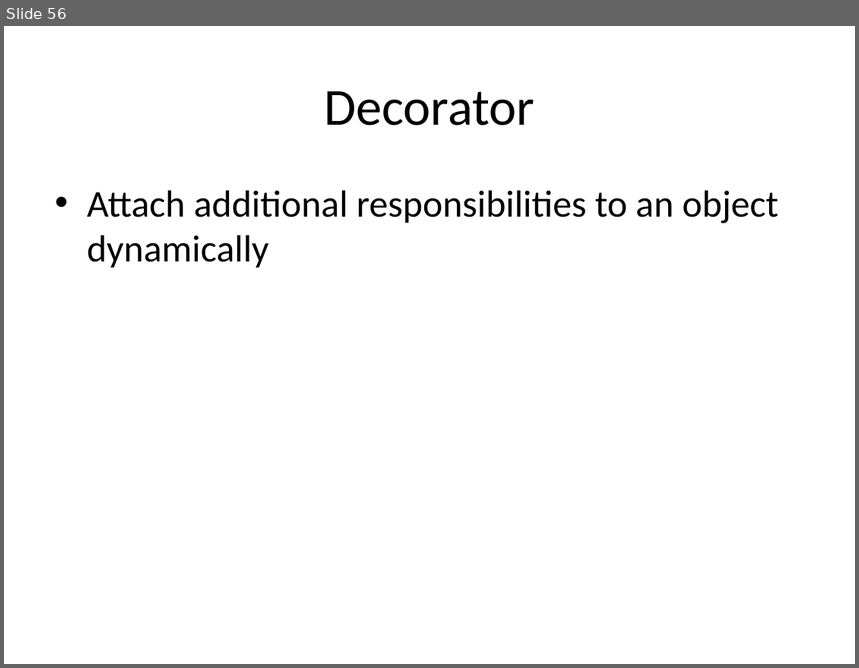
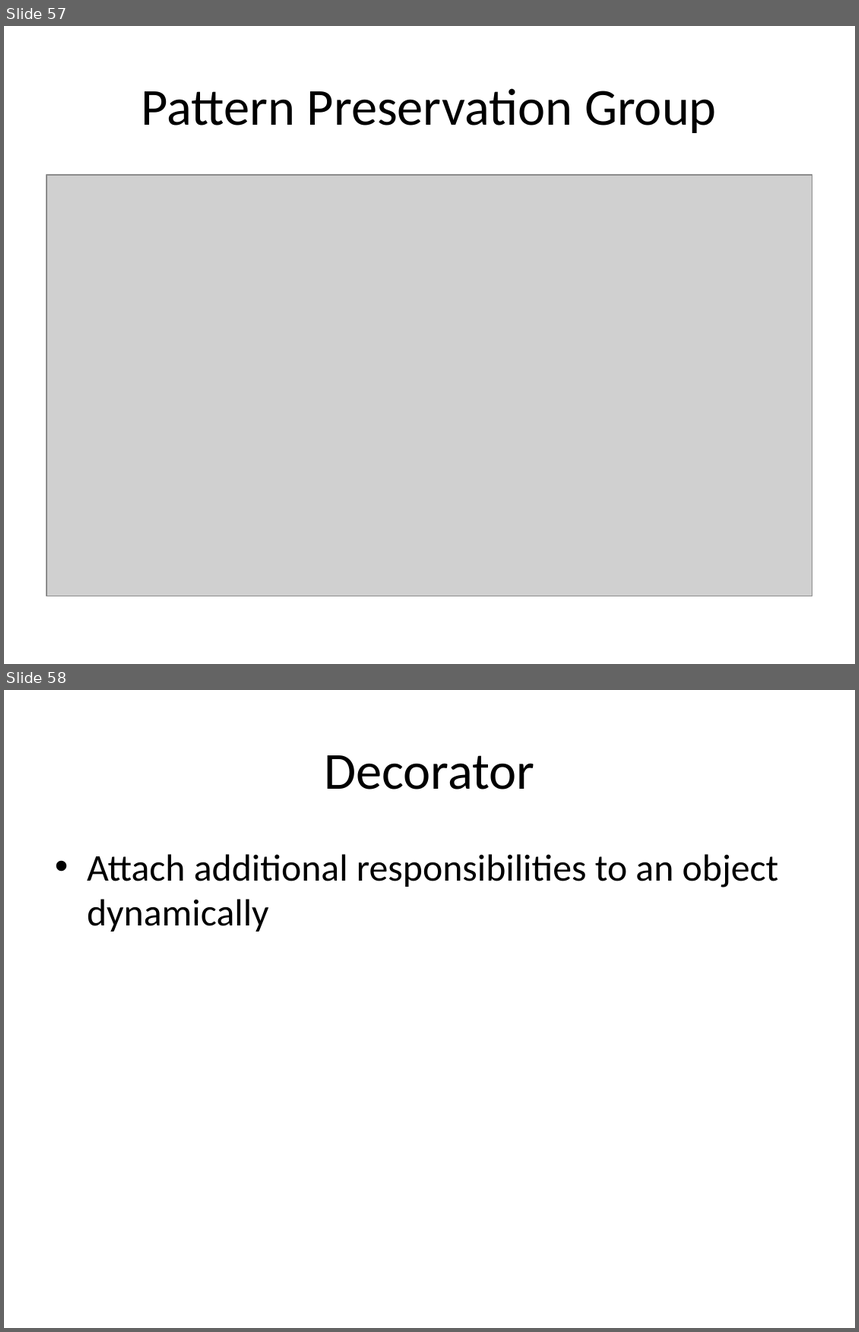
Before and after one commit to kamyu104/GofPatterns, a slide deck: Effective patterns.ppt. Shown one above the other, each under a label of ours: slide 56 before the commit, slides 57 and 58 after it. The pictures are 859x668 and 859x1332 pixels, drawn with LibreOffice and Linux fonts; fonts in the diff are those of the drawing; grey boxes stand for pictures. Boxes give left, top, right and bottom in pixels: in the first picture for what was removed or moved away, otherwise in the second. Text is boxed around its words. In the diff, an @@ line names an element or a change of style, - is before the commit and + after.

Commit message:
added content to patterns for communication slides

```diff
--- a/Effective patterns.ppt
+++ b/Effective patterns.ppt
@@ slide 57 added at box(4, 26, 855, 664), background #FFFFFF @@
@@ title added at box(142, 88, 717, 133), 44 pt, text #000000 @@
+Pattern Preservation Group
@@ picture added at box(47, 175, 813, 596) @@
@@ what was slide 56 is now slide 58 @@
```
Also in this commit, not shown: 1 slide changed, 2 other slides added, 1 slide removed.
